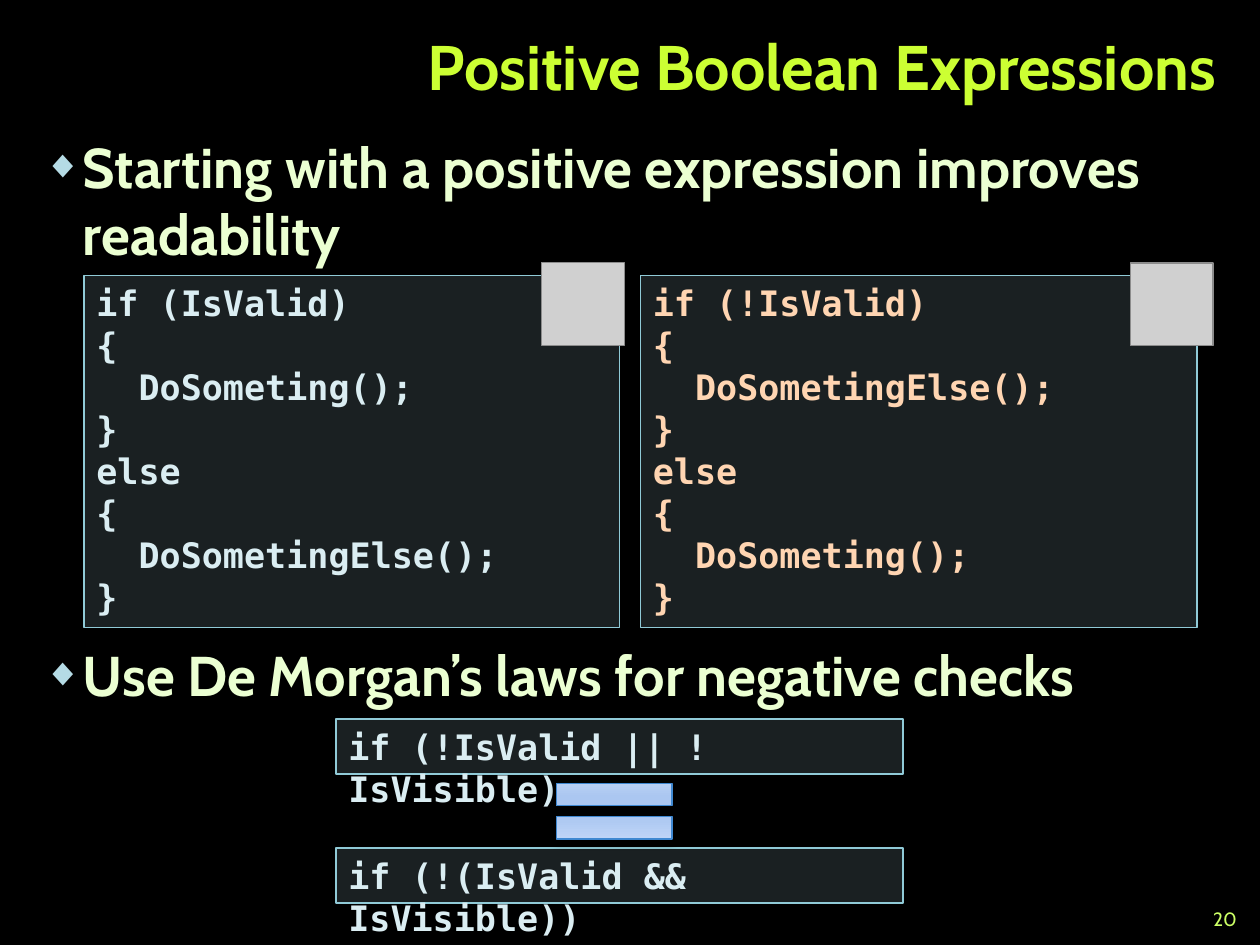
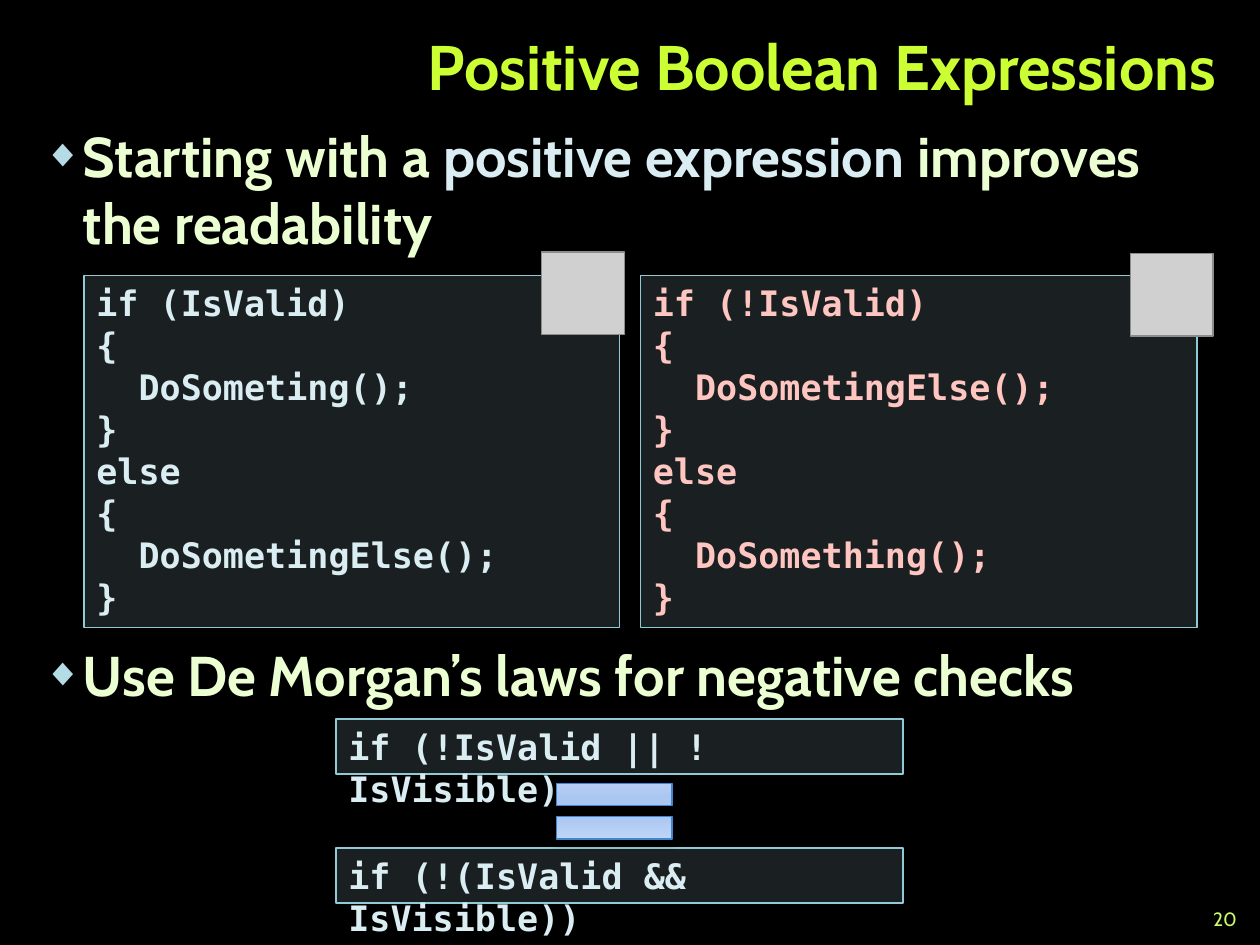
Before and after one commit to NikolayGenov/TelerikAcademy, a slide deck: slide 20 of KPK/Lectures/6. Using Control Structures, Conditional Statements and Loops.pptx. Drawn at 1260x945 pixels with LibreOffice and Linux fonts; fonts in the diff are those of the drawing; grey boxes stand for pictures; background and template pictures are left out. Boxes give left, top, right and bottom in pixels: in the first picture for what was removed or moved away, otherwise in the second. Text is boxed around its words. In the diff, an @@ line names an element or a change of style, - is before the commit and + after.

```diff
--- a/KPK/Lectures/6. Using Control Structures, Conditional Statements and Loops.pptx
+++ b/KPK/Lectures/6. Using Control Structures, Conditional Statements and Loops.pptx
@@ text at (83, 135, 1141, 257): text changed @@
-◆ Starting with a positive expression improves readability
+◆ Starting with a positive expression improves the readability
@@ 2 pictures, 1 text: place and size @@
-2 pictures, 1 text at (83, 146, 1213, 709)
+2 pictures, 1 text at (83, 135, 1213, 709)
@@ text in rectangle at (653, 288, 1054, 485): text colour #FFD5B2 to #FFC5C0 in "if (!IsValid)", "{", "DoSometingElse();", "}" and 3 more places @@
@@ text in rectangle at (695, 540, 990, 576): text changed; text colour #FFD5B2 to #FFC5C0 @@
-DoSometing();
+DoSomething();
```
Also in this commit, not shown: 45 other slides changed, 17 other files.
